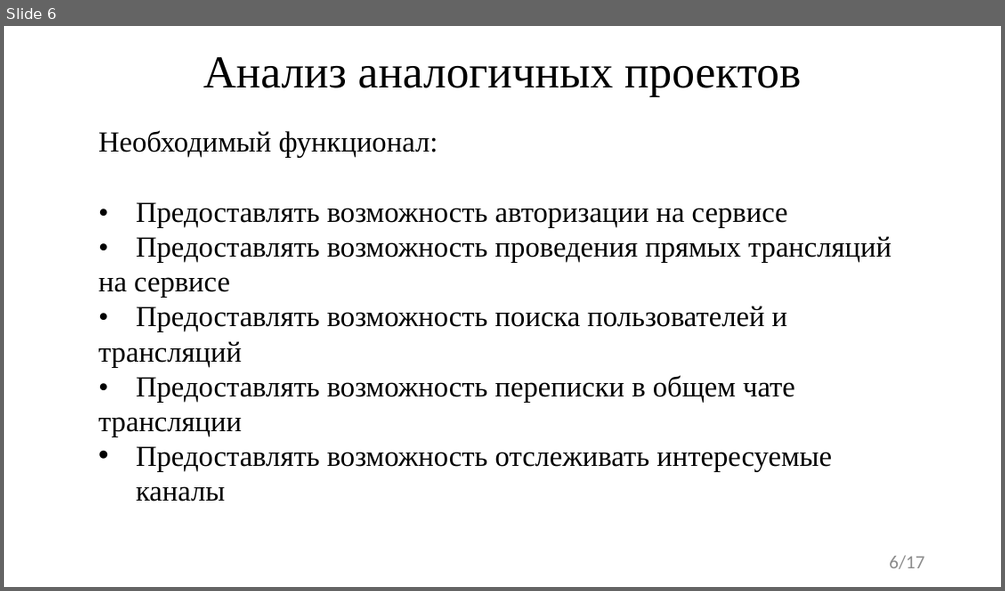
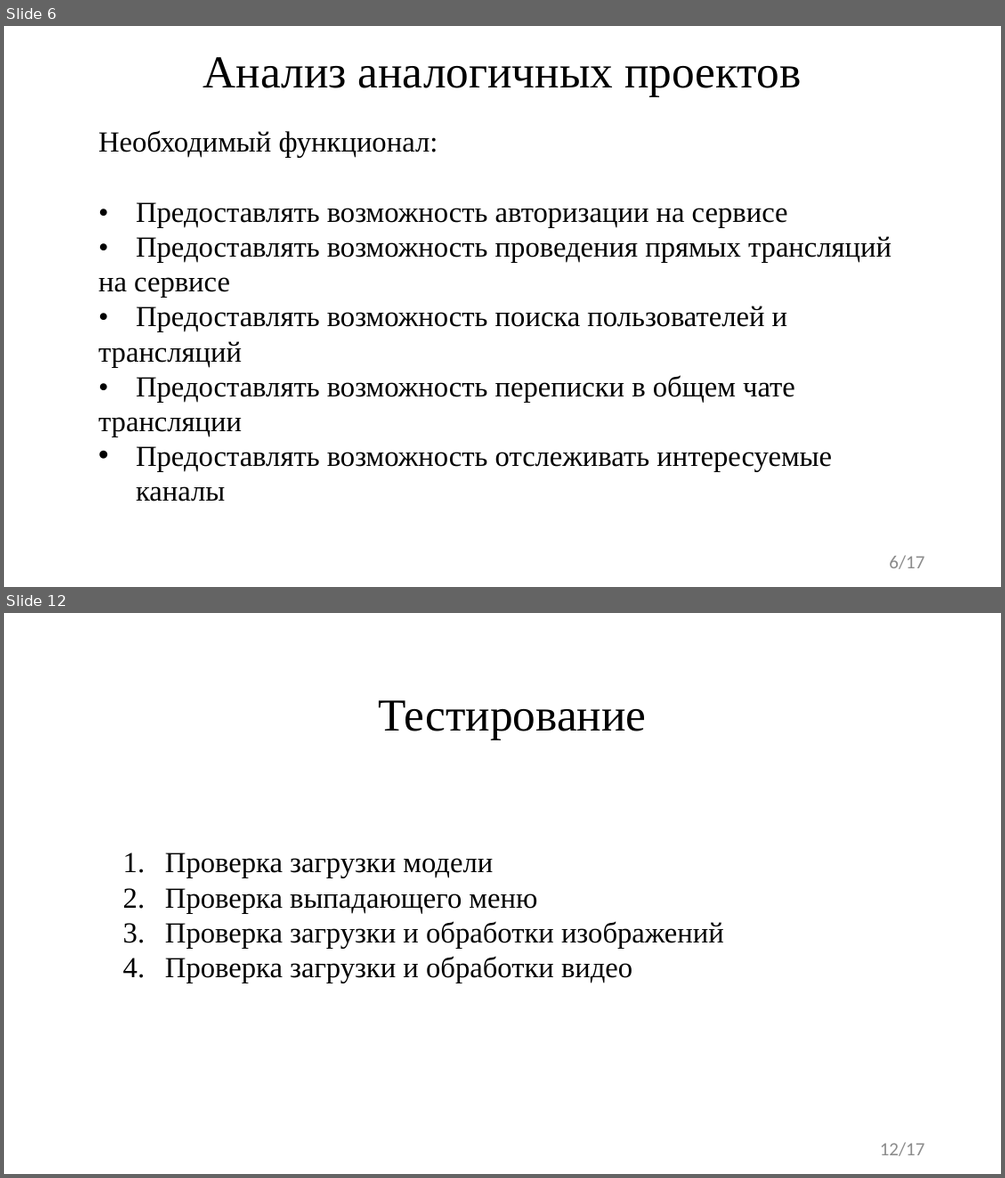
Before and after one commit to FaceMan01/Homework, a slide deck: ВКР/Презентация ВКР.pptx. Shown one above the other, each under a label of ours: slide 6 before the commit, slides 6 and 12 after it; the slides between them are not shown. The pictures are 1005x591 and 1005x1178 pixels, drawn with LibreOffice and Linux fonts; fonts in the diff are those of the drawing. Boxes give left, top, right and bottom in pixels: in the first picture for what was removed or moved away, otherwise in the second. Text is boxed around its words. In the diff, an @@ line names an element or a change of style, - is before the commit and + after.

```diff
--- a/ВКР/Презентация ВКР.pptx
+++ b/ВКР/Презентация ВКР.pptx
@@ slide 12 added at [4,613,1001,1174], background #FFFFFF @@
@@ title added at [378,700,646,740], 44 pt, text #000000 @@
+Тестирование
@@ text added at [165,852,724,982], 28 pt, text #000000 @@
+1. Проверка загрузки модели
+2. Проверка выпадающего меню
+3. Проверка загрузки и обработки изображений
+4. Проверка загрузки и обработки видео
@@ page number added at [880,1142,925,1156], 18 pt, text #8C8C8C @@
+12/17
```
Also in this commit, not shown: 6 slides changed, 2 other slides added, 4 slides removed, 1 other file.
